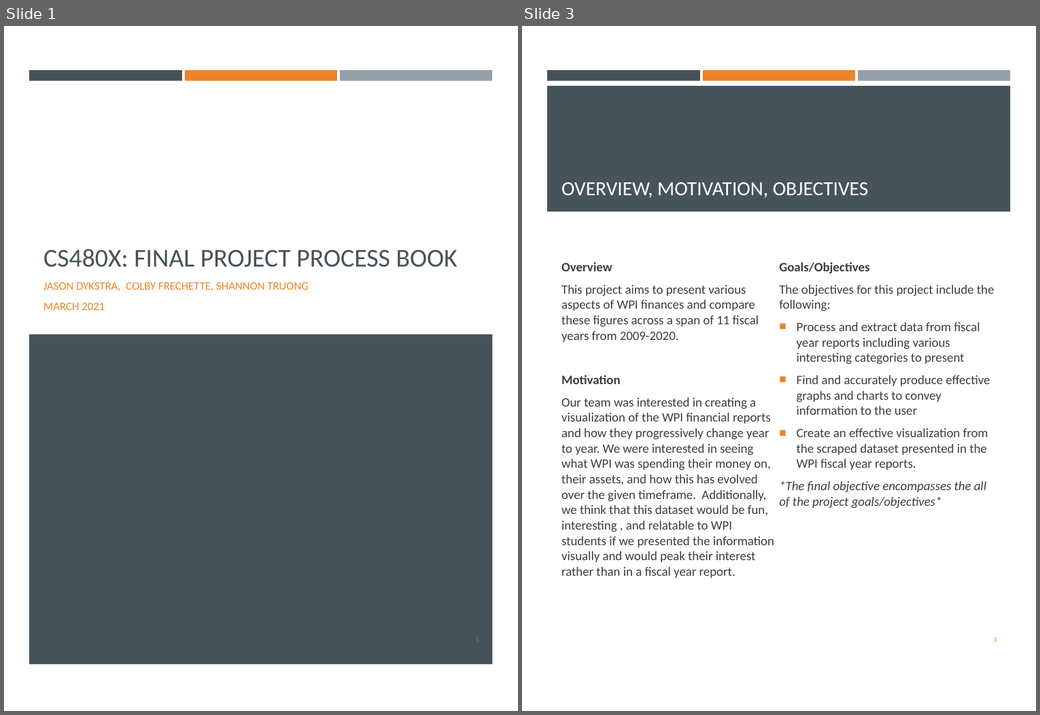
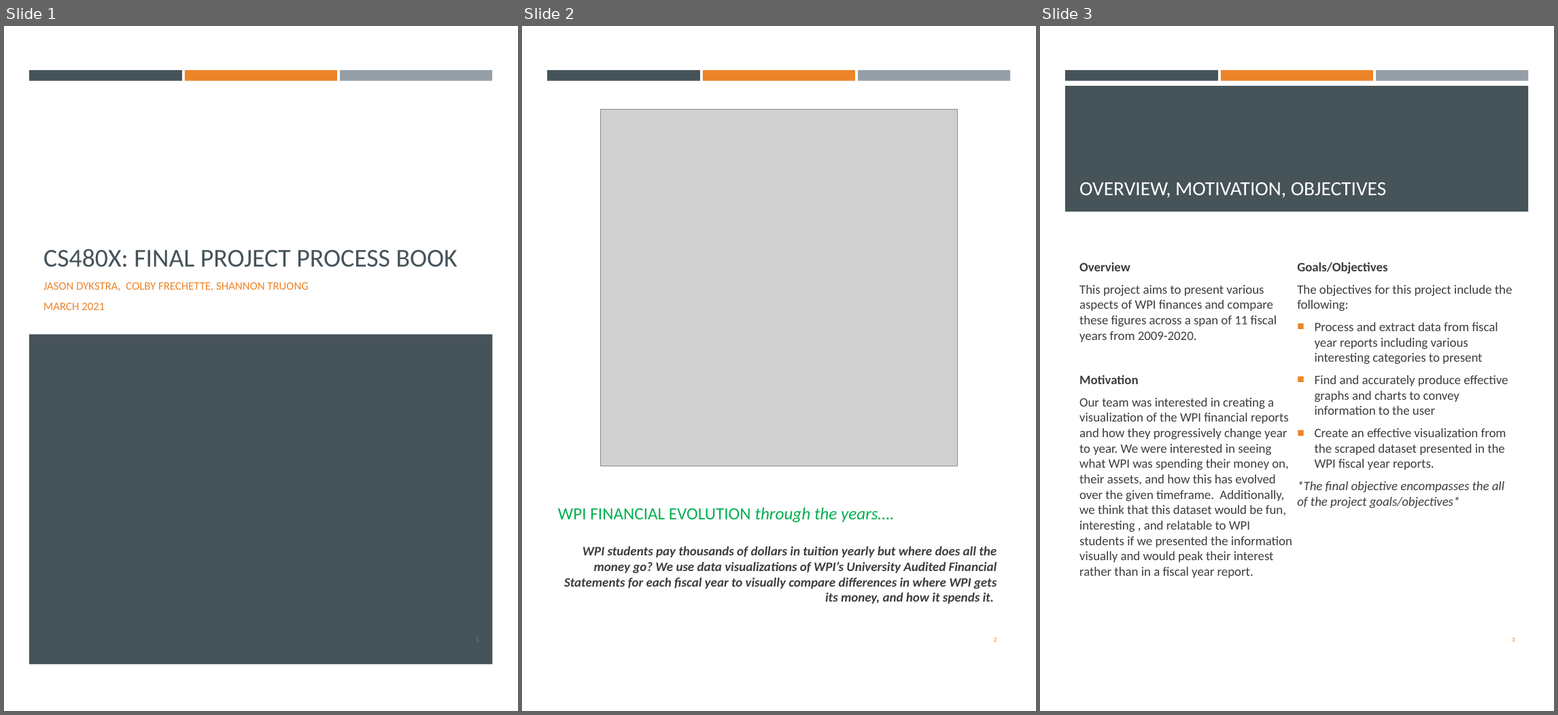
Before and after one commit to cs480x-21c/final, a slide deck: ProcessBook.pptx. Shown side by side, each under a label of ours: slides 1 and 3 before the commit, slides 1, 2 and 3 after it; the slides between them are not shown. The pictures are 1040x715 and 1558x715 pixels, drawn with LibreOffice and Linux fonts; fonts in the diff are those of the drawing; grey boxes stand for pictures. Boxes give left, top, right and bottom in pixels: in the first picture for what was removed or moved away, otherwise in the second. Text is boxed around its words. In the diff, an @@ line names an element or a change of style, - is before the commit and + after.

```diff
--- a/ProcessBook.pptx
+++ b/ProcessBook.pptx
@@ slide 2 added at box(522, 26, 1036, 711), background #FFFFFF; not listed: 3 template elements that a slide beside it also shows @@
@@ picture added at box(600, 110, 957, 467) @@
@@ title added at box(558, 507, 894, 523), 18 pt, text #00B050 @@
+WPI FINANCIAL EVOLUTION through the years….
@@ text added at box(564, 546, 997, 604), 13.6 pt, text #3D3D3D, bold, italic @@
+WPI students pay thousands of dollars in tuition yearly but where does all the money go? We use data visualizations of WPI’s University Audited Financial Statements for each fiscal year to visually compare differences in where WPI gets its money, and how it spends it.
@@ page number added at box(994, 638, 997, 642), 6.8 pt, text #ED8428 @@
+2
```
Also in this commit, not shown: 3 slides changed, 10 other slides added, 1 slide removed.
